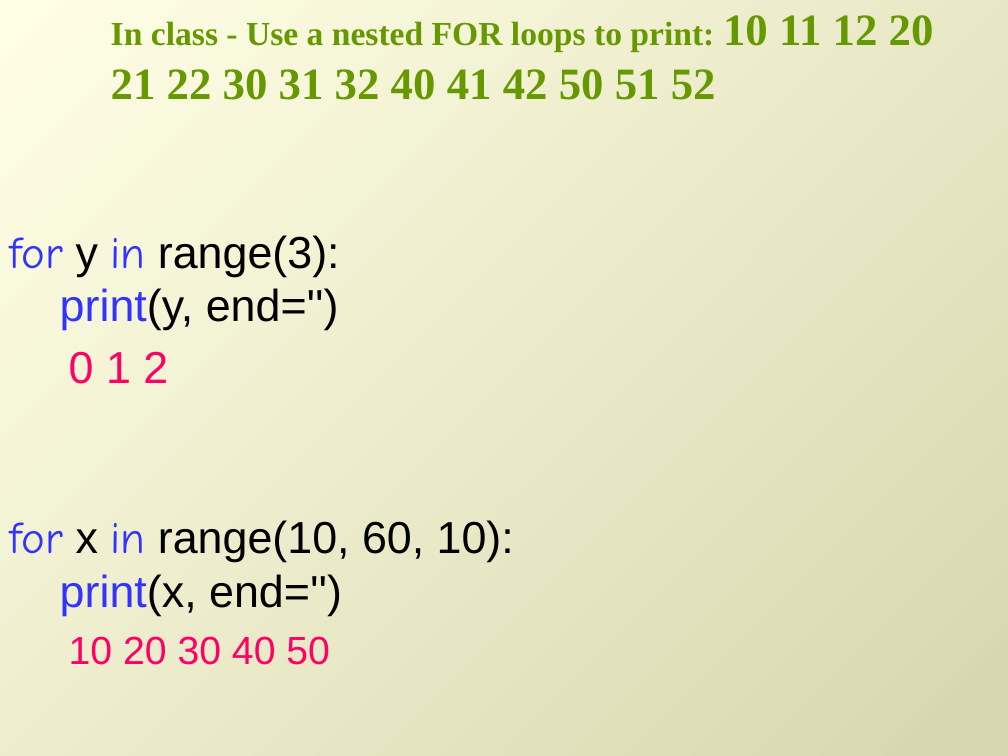
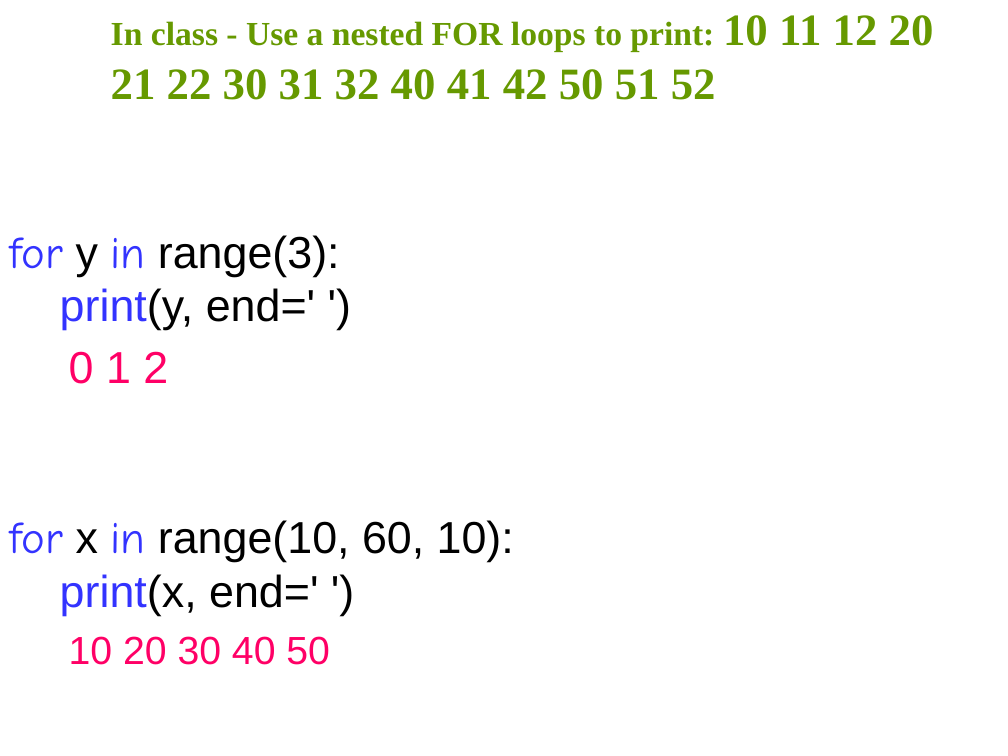
Before and after one commit to lgtateos/gis540, a slide deck: slide 11 of slides/looping2.pptx. Drawn at 1008x756 pixels with LibreOffice and Linux fonts; fonts in the diff are those of the drawing. Boxes give left, top, right and bottom in pixels: in the first picture for what was removed or moved away, otherwise in the second. Text is boxed around its words. In the diff, an @@ line names an element or a change of style, - is before the commit and + after.

```diff
--- a/slides/looping2.pptx
+++ b/slides/looping2.pptx
@@ background gradient #FFFFE6 to #D7D6AE to #FFFFFF @@
@@ text at (x1=60, y1=288, x2=315, y2=330): spaces changed @@
-print(y, end='')
+print(y, end=' ')
@@ text at (x1=60, y1=574, x2=318, y2=616): spaces changed @@
-print(x, end='')
+print(x, end=' ')
```
Also in this commit, not shown: 35 other slides changed.
